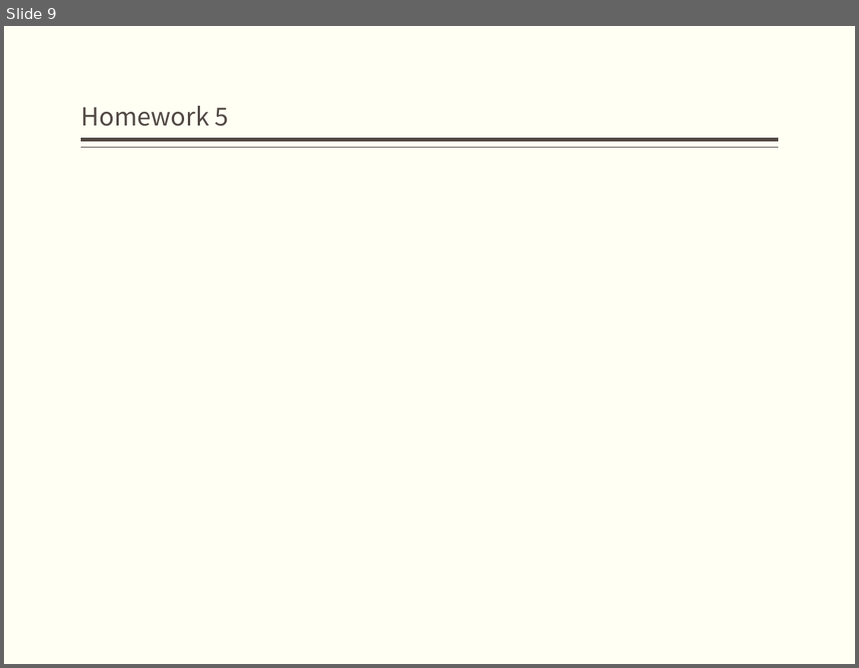
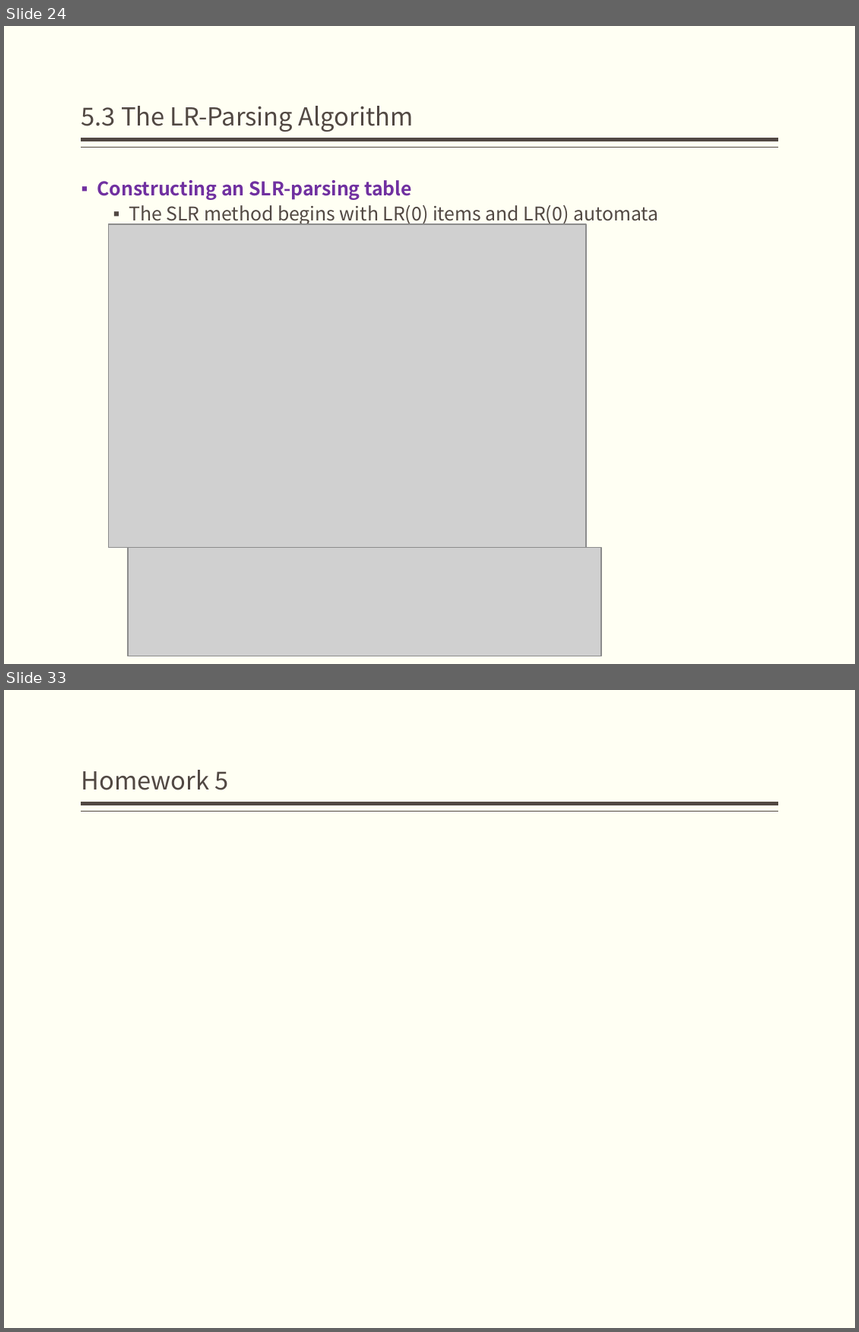
Before and after one commit to bonkboykz/jz81.github.io, a slide deck: course/compiler/LectureNotes/(Spring2017)Lecture5.pptx. Shown one above the other, each under a label of ours: slide 9 before the commit, slides 24 and 33 after it; the slides between them are not shown. The pictures are 859x668 and 859x1332 pixels, drawn with LibreOffice and Linux fonts; fonts in the diff are those of the drawing; grey boxes stand for pictures. Boxes give left, top, right and bottom in pixels: in the first picture for what was removed or moved away, otherwise in the second. Text is boxed around its words. In the diff, an @@ line names an element or a change of style, - is before the commit and + after.

```diff
--- a/course/compiler/LectureNotes/(Spring2017)Lecture5.pptx
+++ b/course/compiler/LectureNotes/(Spring2017)Lecture5.pptx
@@ slide 24 added at [4, 26, 855, 664], background #FFFFF3; not listed: 2 template elements that a slide beside it also shows @@
@@ title added at [82, 106, 414, 132], 21 pt, text #514843 @@
+5.3 The LR-Parsing Algorithm
@@ text added at [97, 180, 658, 226], 16 pt, text #514843 @@
+▪ Constructing an SLR-parsing table
+  ▪ The SLR method begins with LR(0) items and LR(0) automata
@@ picture added at [109, 224, 586, 548] @@
@@ picture added at [129, 548, 601, 657] @@
@@ what was slide 9 is now slide 33 @@
```
Also in this commit, not shown: 1 slide changed, 23 other slides added.
